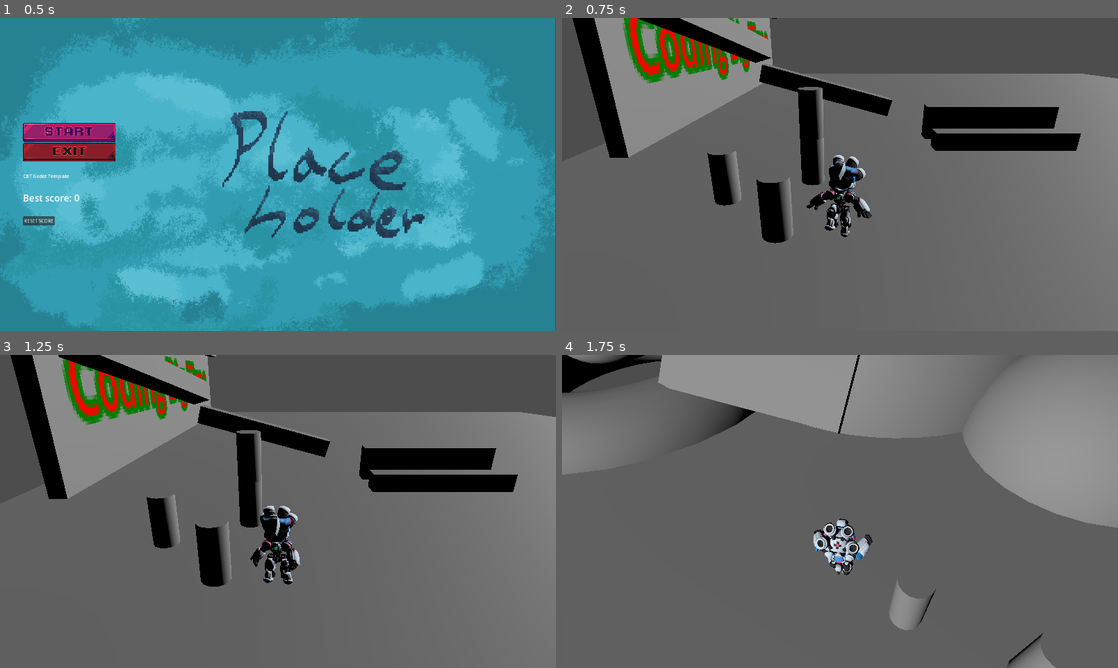
Above: before the commit, frames 1-4 (two rows, left to right).
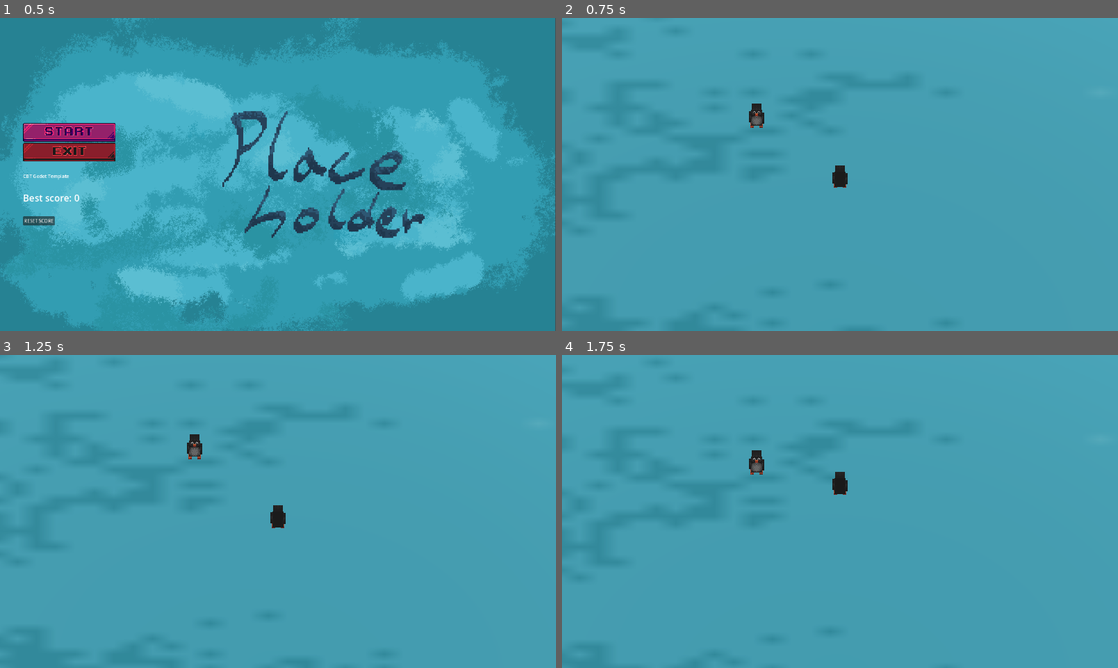
Above: after the commit, the same moments.

Repository: CodingBigTime/GGJ-2024
Game: Godot game, scene res://scenes/ui/main_menu.tscn
Two runs of this game, one before a commit and one after it. Both use one fixed random seed, a clock stepped at 60 frames per second and the inputs below. The engine's default icon, where the game draws it, is replaced by a stand-in: a white triangle on a blue panel in a dark square. Sound files missing from this copy of the repository are replaced by a short silence.
Inputs (mouse positions are in pixels of both pictures, inside the frame that each line leads up to):
- Up to frame 1 (0.5 s): no input
- Up to frame 2 (0.75 s): click (628, 133) at 0.5 s
- Up to frame 3 (1.25 s): no input
- Up to frame 4 (1.75 s): move the mouse to (867, 511) at 1.27 s; hold W (move_up) from 1.28 s (still down); hold Space (jump) from 1.28 s (still down); click (867, 511) at 1.42 s

Frame 1 is identical in both runs. In frame 2, 100% of the frame differs, in the area x 0-100%, y 0-100%; in frame 3, 100%; in frame 4, 100%.

Commit message:
Add initial scene, camera, and player

Diff:
--- /dev/null
+++ b/actors/DevilClown/devil_clown.gd
@@ -0,0 +1,35 @@
+extends CharacterBody3D
+
+signal died
+
+const SPEED = 5.0
+const JUMP_VELOCITY = 4.5
+
+# Get the gravity from the project settings to be synced with RigidBody nodes.
+var gravity = ProjectSettings.get_setting("physics/3d/default_gravity")
+
+
+func _physics_process(delta):
+	if Input.is_action_just_pressed("menu"):
+		died.emit()
+
+	# Add the gravity.
+	if not is_on_floor():
+		velocity.y -= gravity * delta
+
+	# Handle jump.
+	if Input.is_action_just_pressed("jump") and is_on_floor():
+		velocity.y = JUMP_VELOCITY
+
+	# Get the input direction and handle the movement/deceleration.
+	# As good practice, you should replace UI actions with custom gameplay actions.
+	var input_dir = Input.get_vector("move_left", "move_right", "move_up", "move_down")
+	var direction = (transform.basis * Vector3(input_dir.x, 0, input_dir.y)).normalized()
+	if direction:
+		velocity.x = direction.x * SPEED
+		velocity.z = direction.z * SPEED
+	else:
+		velocity.x = move_toward(velocity.x, 0, SPEED)
+		velocity.z = move_toward(velocity.z, 0, SPEED)
+
+	move_and_slide()
--- /dev/null
+++ b/actors/DevilClown/devil_clown.tscn
@@ -0,0 +1,16 @@
+[gd_scene load_steps=4 format=3 uid="uid://lhi1oicjack5"]
+
+[ext_resource type="PackedScene" uid="uid://3630s2wnw678" path="res://assets/models/pingu/pingu.gltf" id="1_isa6a"]
+[ext_resource type="Script" path="res://actors/DevilClown/devil_clown.gd" id="1_metc8"]
+
+[sub_resource type="CapsuleShape3D" id="CapsuleShape3D_qn5ys"]
+height = 1.5
+
+[node name="DevilClown" type="CharacterBody3D"]
+script = ExtResource("1_metc8")
+
+[node name="CollisionShape3D" type="CollisionShape3D" parent="."]
+shape = SubResource("CapsuleShape3D_qn5ys")
+
+[node name="blockbench_export" parent="." instance=ExtResource("1_isa6a")]
+transform = Transform3D(1, 0, 0, 0, 1, 0, 0, 0, 1, 0, -0.6, 0.25)
--- /dev/null
+++ b/scenes/cameras/camera_3d_orthogonal_follow.gd
@@ -0,0 +1,13 @@
+extends Camera3D
+
+@export var follow_target: Node3D
+@export var lerp_weight := 2.0
+@export var offset: Vector3 = Vector3(0, 10, 10)
+
+
+func _ready():
+	position = follow_target.position + offset
+
+
+func _process(delta: float):
+	position = lerp(position, follow_target.position + offset, lerp_weight * delta)
--- /dev/null
+++ b/scenes/cameras/camera_3d_orthogonal_follow.tscn
@@ -0,0 +1,3 @@
+[gd_scene format=3 uid="uid://qpca4khljisi"]
+
+[node name="Camera3dOrthogonalFollow" type="Camera3D"]
--- /dev/null
+++ b/scenes/main.gd
@@ -0,0 +1,9 @@
+extends Node3D
+
+
+func _ready():
+	$DevilClown.died.connect(go_to_main_menu)
+
+
+func go_to_main_menu():
+	get_tree().change_scene_to_file("res://scenes/ui/main_menu.tscn")
--- /dev/null
+++ b/scenes/main.tscn
@@ -0,0 +1,34 @@
+[gd_scene load_steps=7 format=3 uid="uid://bkeoa3pkcfgbc"]
+
+[ext_resource type="Script" path="res://scenes/main.gd" id="1_qr7om"]
+[ext_resource type="Script" path="res://scenes/cameras/camera_3d_orthogonal_follow.gd" id="2_hrcrx"]
+[ext_resource type="PackedScene" uid="uid://3630s2wnw678" path="res://assets/models/pingu/pingu.gltf" id="2_qb03g"]
+[ext_resource type="Texture2D" uid="uid://dq12x7vt5ci6s" path="res://assets/surface/ground.png" id="3_onrk0"]
+[ext_resource type="PackedScene" uid="uid://lhi1oicjack5" path="res://actors/DevilClown/devil_clown.tscn" id="4_l66fv"]
+
+[sub_resource type="StandardMaterial3D" id="StandardMaterial3D_l082c"]
+albedo_texture = ExtResource("3_onrk0")
+
+[node name="Main" type="Node3D"]
+script = ExtResource("1_qr7om")
+
+[node name="Camera3D" type="Camera3D" parent="." node_paths=PackedStringArray("follow_target")]
+transform = Transform3D(1, 0, 0, 0, 0.707107, 0.707107, 0, -0.707107, 0.707107, 0, 10, 0)
+projection = 1
+size = 15.0
+script = ExtResource("2_hrcrx")
+follow_target = NodePath("../DevilClown")
+
+[node name="CSGBox3D" type="CSGBox3D" parent="."]
+material_override = SubResource("StandardMaterial3D_l082c")
+use_collision = true
+size = Vector3(1000, 1, 1000)
+
+[node name="blockbench_export" parent="." instance=ExtResource("2_qb03g")]
+transform = Transform3D(-1, 0, -5.96046e-08, 0, 1, 0, 5.96046e-08, 0, -1, -4, 0.5, -5)
+
+[node name="DirectionalLight3D" type="DirectionalLight3D" parent="."]
+transform = Transform3D(0.707107, 0.5, -0.5, 0, 0.707107, 0.707107, 0.707107, -0.5, 0.5, 0, 20, 0)
+
+[node name="DevilClown" parent="." instance=ExtResource("4_l66fv")]
+transform = Transform3D(1, 0, 0, 0, 1, 0, 0, 0, 1, 0, 2, 0)
--- a/scenes/ui/main_menu.tscn
+++ b/scenes/ui/main_menu.tscn
@@ -27,7 +27,6 @@
 offset_bottom = 1080.0
 scale = Vector2(0.998055, 1)
 script = ExtResource("1_sdmyu")
-game_scene = 2
 
 [node name="TextureRect" type="TextureRect" parent="."]
 custom_minimum_size = Vector2(1920, 1080)
Binary file added: assets/surface/ground.png
Not shown, added: assets/surface/ground.png.import
